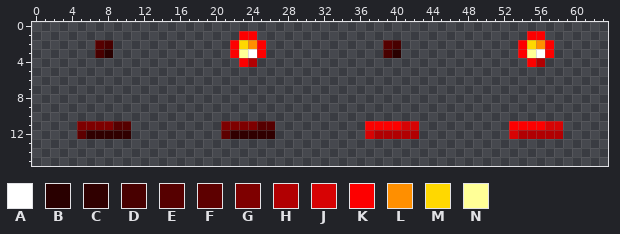
Two states of a pixel-art sprite, assets/images/comparator.png. The first picture shows the starting point.
The file is 64x16 pixels. Colours within 5 levels of each other are drawn and written as one.
Palette (. is transparent): A #ffffff  B #290000  C #300000  D #480000  E #560000  F #5d0000  G #7e0000  H #b10002  J #d70304  K #fd0000  L #ff8f00  M #ffd800  N #ffff97
Pixels before, first column x 5:
 1 ..................KK..............................KK..
 2 ..ED.............KMLK.............ED.............KMLK.
 3 ..DB.............KNAK.............DB.............KNAK.
 4 ..................KH..............................KH..
 5 ......................................................
 6 ......................................................
 7 ......................................................
 8 ......................................................
 9 ......................................................
10 ......................................................
11 GGGGEE..........GGGGEE..........KKKKJJ..........KKKKJJ
12 FCCCCC..........FCCCCC..........JHHHHH..........JHHHHH
New version:
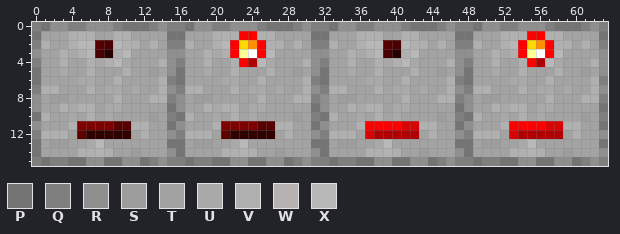
Colours new in this view: P #747474  Q #7f7f7f  R #8f8f8f  S #9d9d9d  T #a3a3a3  U #a9a9a9  V #b0b0b0  W #b7b2b2  X #b8b8b8
Diff:
Changed rows in their new state; - is an unchanged pixel.
first column x 0:
 0 QPRRQQRRRQPPPQRQQPRRQQRRRQPPPQRQQPRRQQRRRQPPPQRQQPRRQQRRRQPPPQRQ
 1 PTTTVVVTTVVTTTTPPTTTVVV--VVTTTTPPTTTVVVTTVVTTTTPPTTTVVV--VVTTTTP
 2 QVTTVXX--XVVTVTQQVTTVX----VVTVTQQVTTVXX--XVVTVTQQVTTVX----VVTVTQ
 3 RTTVUVX--VXTTTTRRTTVUV----XTTTTRRTTVUVX--VXTTTTRRTTVUV----XTTTTR
 4 QTTVTTVUVXUTTTVRQTTVTTV--XUTTTVRQTTVTTVUVXUTTTVRQTTVTTV--XUTTTVR
 5 PTTUTTVTTTVTTSTRPTTUTTVTTTVTTSTRPTTUTTVTTTVTTSTRPTTUTTVTTTVTTSTR
 6 PTTTTUUTTVTTTTVQPTTTTUUTTVTTTTVQPTTTTUUTTVTTTTVQPTTTTUUTTVTTTTVQ
 7 QVVTTTVTUUTUTTVRQVVTTTVTUUTUTTVRQVVTTTVTUUTUTTVRQVVTTTVTUUTUTTVR
 8 RTSSTTTTTVTTTVVQRTSSTTTTTVTTTVVQRTSSTTTTTVTTTVVQRTSSTTTTTVTTTVVQ
 9 RTTVUVVTUUTTTTTPRTTVUVVTUUTTTTTPRTTVUVVTUUTTTTTPRTTVUVVTUUTTTTTP
10 PVTTUTVTUTTTTSTQPVTTUTVTUTTTTSTQPVTTUTVTUTTTTSTQPVTTUTVTUTTTTSTQ
11 RTTTV------VVTTPRTTTV------VVTTPRTTTV------VVTTPRTTTV------VVTTP
12 QVVVT------TVTTRQVVVT------TVTTRQVVVT------TVTTRQVVVT------TVTTR
13 PTSSTTUXTTTTTTTPPTSSTTUXTTTTTTTPPTSSTTUXTTTTTTTPPTSSTTUXTTTTTTTP
14 PTTTTVVWVTTSTTTRPTTTTVVWVTTSTTTRPTTTTVVWVTTSTTTRPTTTTVVWVTTSTTTR
15 QPQQPPRRPPRRPQRQQPQQPPRRPPRRPQRQQPQQPPRRPPRRPQRQQPQQPPRRPPRRPQRQ
Pixel boxes of the changes (left, top, right, bottom) in both pictures:
added: (32, 22, 608, 166)
